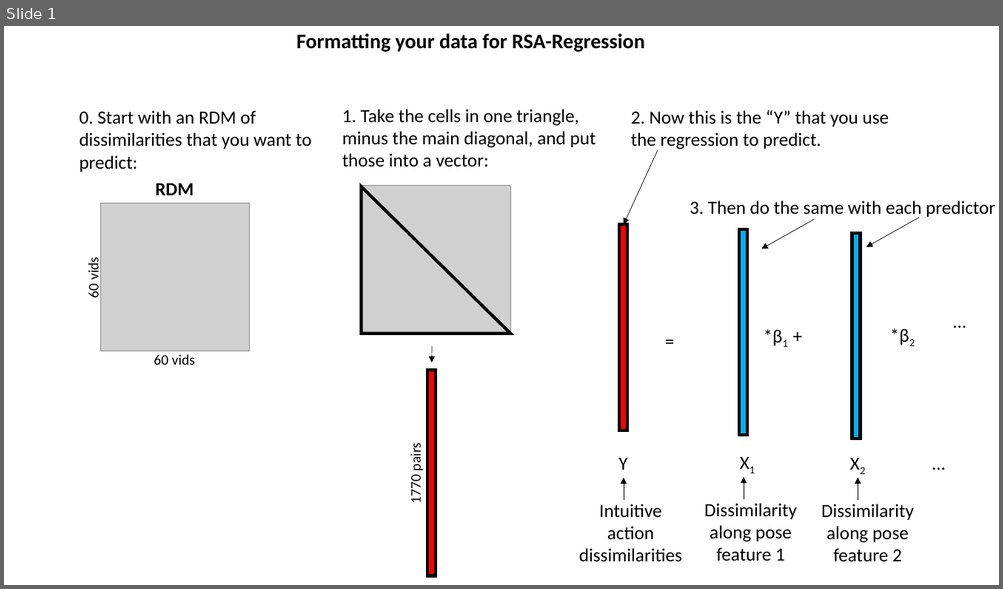
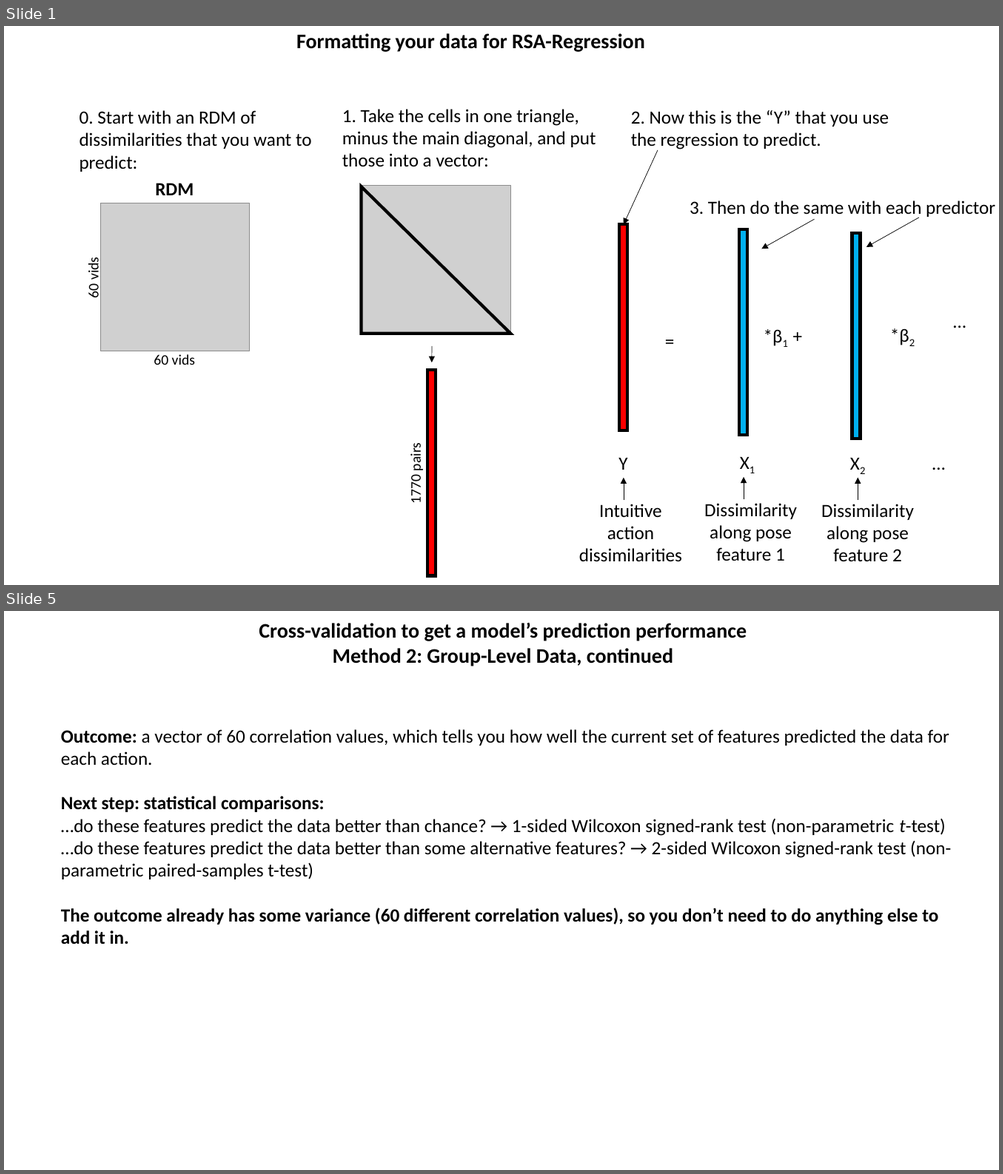
Before and after one commit to xilin2/vision-openpose-video, a slide deck: Explainers/RSA-Regression.pptx. Shown one above the other, each under a label of ours: slide 1 before the commit, slides 1 and 5 after it; the slides between them are not shown. The pictures are 1003x589 and 1003x1174 pixels, drawn with LibreOffice and Linux fonts; fonts in the diff are those of the drawing; grey boxes stand for pictures. Boxes give left, top, right and bottom in pixels: in the first picture for what was removed or moved away, otherwise in the second. Text is boxed around its words. In the diff, an @@ line names an element or a change of style, - is before the commit and + after.

```diff
--- a/Explainers/RSA-Regression.pptx
+++ b/Explainers/RSA-Regression.pptx
@@ slide 5 added at [4, 611, 999, 1170], background #FFFFFF @@
@@ text added at [259, 623, 746, 667], 20 pt, text #000000, bold @@
+Cross-validation to get a model’s prediction performance
+Method 2: Group-Level Data, continued
@@ text added at [61, 729, 950, 945], 18 pt, text #000000 @@
+Outcome: a vector of 60 correlation values, which tells you how well the current set of features predicted the data for each action.
+Next step: statistical comparisons:
+…do these features predict the data better than chance? → 1-sided Wilcoxon signed-rank test (non-parametric t-test)
+…do these features predict the data better than some alternative features? → 2-sided Wilcoxon signed-rank test (non-parametric paired-samples t-test)
+The outcome already has some variance (60 different correlation values), so you don’t need to do anything else to add it in.
```
Also in this commit, not shown: 1 slide changed, 2 other slides added.
